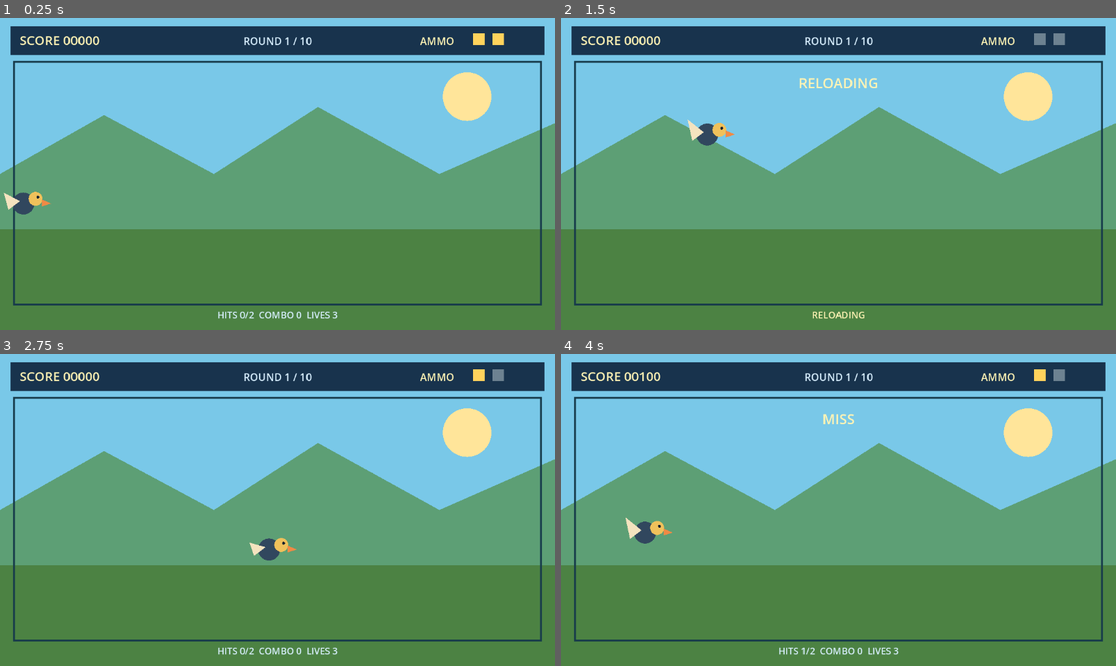
Above: before the commit, frames 1-4 (two rows, left to right).
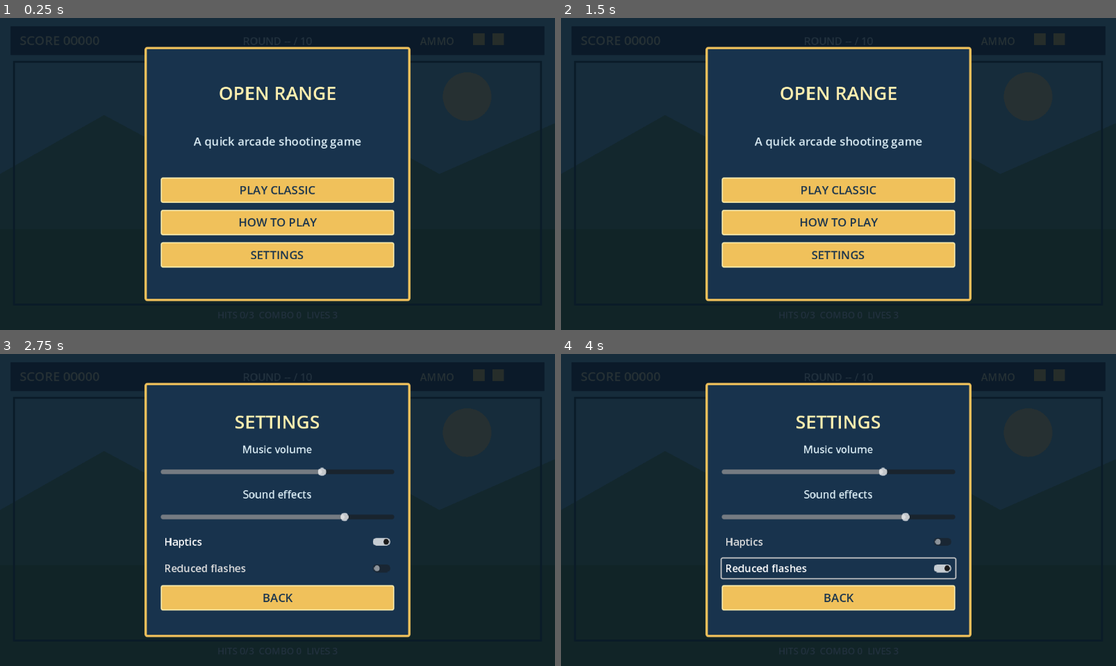
Above: after the commit, the same moments.

Repository: ranababu1/duckhunt
Game: Godot game, scene res://scenes/main/main.tscn
Same seed, same stepped clock (60 frames per second), same inputs: the game is played once before the commit and once after it.
Inputs (mouse positions are in pixels of both pictures, inside the frame that each line leads up to):
- Up to frame 1 (0.25 s): no input
- Up to frame 2 (1.5 s): click (838, 223) at 0.5 s, where only the run after the commit has a clickable "HOW TO PLAY"; click (838, 273) at 1.25 s, where only the run after the commit has a clickable "BACK"
- Up to frame 3 (2.75 s): click (277, 591) at 2 s, where only the run after the commit has a clickable "SETTINGS"
- Up to frame 4 (4 s): click (838, 541) at 2.75 s, where only the run after the commit has a clickable "Haptics"; click (838, 569) at 3.5 s, where only the run after the commit has a clickable "Reduced flashes"

The runs differ from the first frame. In frame 1, 99% of the frame differs, in the area x 0-100%, y 0-100%; in frame 2, 99%; in frame 3, 99%; in frame 4, 99%.

Commit message:
Add menu and persistence flows

Diff:
--- a/scripts/core/game_manager.gd
+++ b/scripts/core/game_manager.gd
@@ -5,14 +5,11 @@
 signal round_started(config: Resource)
 signal run_completed()
 
-enum State { MENU, PLAYING, ROUND_CLEAR, GAME_OVER, RUN_COMPLETE }
-
-const ROUND_TRANSITION_DURATION := 0.8
+enum State { MENU, PLAYING, PAUSED, ROUND_CLEAR, GAME_OVER, RUN_COMPLETE }
 
 var state := State.MENU
 var round_configs: Array = []
 var current_round_index := 0
-var transition_remaining := 0.0
 
 func configure(new_round_configs: Array) -> void:
 	round_configs = new_round_configs
@@ -29,7 +26,6 @@
 		run_completed.emit()
 		return
 	_transition_to(State.ROUND_CLEAR)
-	transition_remaining = ROUND_TRANSITION_DURATION
 
 func on_round_failed() -> void:
 	if state == State.PLAYING:
@@ -39,13 +35,23 @@
 	if state == State.PLAYING:
 		_transition_to(State.GAME_OVER)
 
-func _process(delta: float) -> void:
+func continue_round() -> void:
 	if state != State.ROUND_CLEAR:
 		return
-	transition_remaining -= delta
-	if transition_remaining <= 0.0:
-		current_round_index += 1
-		_start_current_round()
+	current_round_index += 1
+	_start_current_round()
+
+func pause_run() -> void:
+	if state == State.PLAYING:
+		_transition_to(State.PAUSED)
+
+func resume_run() -> void:
+	if state == State.PAUSED:
+		_transition_to(State.PLAYING)
+
+func return_to_title() -> void:
+	if state != State.MENU:
+		_transition_to(State.MENU)
 
 func current_config() -> Resource:
 	if round_configs.is_empty():
--- /dev/null
+++ b/scripts/core/save_service.gd
@@ -0,0 +1,42 @@
+class_name SaveService
+extends RefCounted
+
+const SAVE_PATH := "user://duckhunt_arcade.cfg"
+const SECTION_SETTINGS := "settings"
+const SECTION_PROGRESS := "progress"
+
+static func load_settings(path: String = SAVE_PATH) -> Dictionary:
+	var config := ConfigFile.new()
+	var error := config.load(path)
+	if error != OK:
+		return {"music_volume": 0.7, "sfx_volume": 0.8, "haptics": true, "reduced_flash": false}
+	return {
+		"music_volume": clampf(config.get_value(SECTION_SETTINGS, "music_volume", 0.7), 0.0, 1.0),
+		"sfx_volume": clampf(config.get_value(SECTION_SETTINGS, "sfx_volume", 0.8), 0.0, 1.0),
+		"haptics": bool(config.get_value(SECTION_SETTINGS, "haptics", true)),
+		"reduced_flash": bool(config.get_value(SECTION_SETTINGS, "reduced_flash", false))
+	}
+
+static func save_settings(settings: Dictionary, path: String = SAVE_PATH) -> Error:
+	var config := _load_config(path)
+	config.set_value(SECTION_SETTINGS, "music_volume", clampf(float(settings.get("music_volume", 0.7)), 0.0, 1.0))
+	config.set_value(SECTION_SETTINGS, "sfx_volume", clampf(float(settings.get("sfx_volume", 0.8)), 0.0, 1.0))
+	config.set_value(SECTION_SETTINGS, "haptics", bool(settings.get("haptics", true)))
+	config.set_value(SECTION_SETTINGS, "reduced_flash", bool(settings.get("reduced_flash", false)))
+	return config.save(path)
+
+static func load_best_score(path: String = SAVE_PATH) -> int:
+	var config := ConfigFile.new()
+	if config.load(path) != OK:
+		return 0
+	return maxi(0, int(config.get_value(SECTION_PROGRESS, "best_score", 0)))
+
+static func save_best_score(score: int, path: String = SAVE_PATH) -> Error:
+	var config := _load_config(path)
+	config.set_value(SECTION_PROGRESS, "best_score", maxi(score, load_best_score(path)))
+	return config.save(path)
+
+static func _load_config(path: String) -> ConfigFile:
+	var config := ConfigFile.new()
+	config.load(path)
+	return config
--- a/scripts/gameplay/prototype_game.gd
+++ b/scripts/gameplay/prototype_game.gd
@@ -1,7 +1,6 @@
 extends Node2D
 
-## M0 greybox: self-contained touch-to-shoot prototype.
-## Gameplay values are intentionally grouped here until the M1 controllers exist.
+## Greybox scene composition. Gameplay rules live in dedicated controllers.
 
 const PLAYFIELD := Rect2(24.0, 76.0, 912.0, 420.0)
 const DUCK_RADIUS := 26.0
@@ -12,7 +11,10 @@
 const GameManagerScript = preload("res://scripts/core/game_manager.gd")
 const RoundCatalogScript = preload("res://scripts/data/round_catalog.gd")
 const ScoreServiceScript = preload("res://scripts/gameplay/score_service.gd")
-
+const GameUIScript = preload("res://scripts/ui/game_ui.gd")
+const SaveServiceScript = preload("res://scripts/core/save_service.gd")
+
+var ui
 var duck
 var weapon
 var run
@@ -25,16 +27,24 @@
 var shot_marker_time := 0.0
 
 func _ready() -> void:
+	process_mode = Node.PROCESS_MODE_ALWAYS
 	weapon = WeaponControllerScript.new()
 	run = RunControllerScript.new()
 	round = RoundControllerScript.new()
 	game_manager = GameManagerScript.new()
 	duck = DuckScript.new()
+	ui = GameUIScript.new()
 	add_child(weapon)
 	add_child(run)
 	add_child(round)
 	add_child(game_manager)
 	add_child(duck)
+	add_child(ui)
+	weapon.process_mode = Node.PROCESS_MODE_PAUSABLE
+	duck.process_mode = Node.PROCESS_MODE_PAUSABLE
+	game_manager.process_mode = Node.PROCESS_MODE_ALWAYS
+	duck.state = DuckScript.State.OFFSCREEN
+	duck.set_process(false)
 	weapon.shot_fired.connect(_resolve_shot)
 	weapon.reload_started.connect(func() -> void: _show_feedback("RELOADING"))
 	weapon.reload_finished.connect(func() -> void: _show_feedback("RELOADED"))
@@ -46,9 +56,17 @@
 	run.life_depleted.connect(game_manager.on_lives_depleted)
 	game_manager.round_started.connect(_apply_round_config)
 	game_manager.state_changed.connect(_on_game_state_changed)
+	ui.play_requested.connect(_start_run)
+	ui.pause_requested.connect(_pause_run)
+	ui.resume_requested.connect(_resume_run)
+	ui.restart_requested.connect(_start_run)
+	ui.return_title_requested.connect(_return_to_title)
+	ui.continue_requested.connect(_continue_round)
+	ui.tutorial_requested.connect(ui.show_tutorial)
+	ui.setting_changed.connect(_on_setting_changed)
+	game_manager.run_completed.connect(_on_run_completed)
 	game_manager.configure(RoundCatalogScript.classic_mode())
-	run.reset_run()
-	game_manager.start_run()
+	ui.show_title()
 	queue_redraw()
 
 func _process(delta: float) -> void:
@@ -62,7 +80,14 @@
 	elif event is InputEventMouseButton and event.button_index == MOUSE_BUTTON_LEFT and event.pressed:
 		_try_fire(event.position)
 	elif event.is_action_pressed("pause"):
-		_show_feedback("PAUSE WILL ARRIVE IN M3")
+		if game_manager.state == game_manager.State.PLAYING:
+			_pause_run()
+		elif game_manager.state == game_manager.State.PAUSED:
+			_resume_run()
+		elif ui.screens.get("settings", null).visible:
+			ui.back_from_settings()
+		elif ui.screens.get("tutorial", null).visible:
+			ui.show_title()
 
 func _try_fire(shot_position: Vector2) -> void:
 	if not PLAYFIELD.has_point(shot_position):
@@ -86,11 +111,13 @@
 	var points: int = ScoreServiceScript.points_for_hit(run.combo)
 	run.record_hit(points)
 	round.register_hit()
+	_trigger_haptic(22)
 	_show_feedback("HIT +%d" % points)
 
 func _on_duck_escaped(_duck: Node2D) -> void:
 	run.record_escape()
 	round.register_escape()
+	_trigger_haptic(12)
 	_show_feedback("ESCAPED")
 
 func _on_duck_terminal_finished(_duck: Node2D) -> void:
@@ -113,15 +140,71 @@
 	_spawn_duck()
 
 func _on_game_state_changed(_previous_state: int, new_state: int) -> void:
-	if new_state == game_manager.State.ROUND_CLEAR:
-		_show_feedback("ROUND %d CLEAR" % active_round_config.round_number)
-	elif new_state == game_manager.State.GAME_OVER:
-		_show_feedback("GAME OVER")
-	elif new_state == game_manager.State.RUN_COMPLETE:
-		_show_feedback("CLASSIC MODE CLEAR")
+	match new_state:
+		game_manager.State.MENU:
+			get_tree().paused = false
+			duck.set_process(false)
+			weapon.set_process(false)
+			ui.show_title()
+		game_manager.State.PLAYING:
+			get_tree().paused = false
+			duck.set_process(true)
+			weapon.set_process(true)
+			ui.show_gameplay()
+		game_manager.State.PAUSED:
+			get_tree().paused = true
+			ui.show_pause()
+		game_manager.State.ROUND_CLEAR:
+			get_tree().paused = true
+			ui.show_round_clear(active_round_config.round_number, run.score)
+		game_manager.State.GAME_OVER:
+			get_tree().paused = true
+			_show_results("GAME OVER")
+		game_manager.State.RUN_COMPLETE:
+			get_tree().paused = true
+			_show_results("CLASSIC MODE COMPLETE")
+
+func _start_run() -> void:
+	get_tree().paused = false
+	run.reset_run()
+	game_manager.start_run()
+
+func _pause_run() -> void:
+	game_manager.pause_run()
+
+func _resume_run() -> void:
+	game_manager.resume_run()
+
+func _continue_round() -> void:
+	game_manager.continue_round()
+
+func _return_to_title() -> void:
+	get_tree().paused = false
+	game_manager.return_to_title()
+
+func _show_results(heading: String) -> void:
+	var best := maxi(run.score, SaveServiceScript.load_best_score())
+	SaveServiceScript.save_best_score(best)
+	var rounds_cleared: int = game_manager.current_round_index
+	if game_manager.state == game_manager.State.RUN_COMPLETE:
+		rounds_cleared = game_manager.round_configs.size()
+	ui.show_results(heading, run.score, best, rounds_cleared, run.shots_fired, run.hits, run.accuracy_percent())
+
+func _on_run_completed() -> void:
+	pass
+
+func _on_setting_changed(key: String, value: Variant) -> void:
+	if key == "reduced_flash" and bool(value):
+		shot_marker_time = 0.0
+
+func _trigger_haptic(duration_ms: int) -> void:
+	if bool(ui.current_settings().get("haptics", true)) and OS.has_feature("mobile"):
+		Input.vibrate_handheld(duration_ms)
 
 func _spawn_duck() -> void:
 	var speed: float = active_round_config.min_flight_speed
+	duck.state = DuckScript.State.ENTERING
+	duck.set_process(true)
 	duck.start_flight(Vector2(PLAYFIELD.position.x - DUCK_RADIUS, 272.0), PLAYFIELD, Vector2(speed, 0.0))
 
 func _show_feedback(message: String) -> void:
--- /dev/null
+++ b/scripts/ui/game_ui.gd
@@ -0,0 +1,267 @@
+extends CanvasLayer
+
+signal play_requested()
+signal pause_requested()
+signal resume_requested()
+signal restart_requested()
+signal return_title_requested()
+signal continue_requested()
+signal tutorial_requested()
+signal settings_requested()
+signal settings_closed()
+signal setting_changed(key: String, value: Variant)
+
+const SCREEN_SIZE := Vector2(960.0, 540.0)
+const SaveServiceScript = preload("res://scripts/core/save_service.gd")
+
+var root: Control
+var screens: Dictionary = {}
+var settings: Dictionary = {}
+var settings_return_screen := "title"
+var title_confirm_visible := false
+
+func _ready() -> void:
+	process_mode = Node.PROCESS_MODE_ALWAYS
+	settings = SaveServiceScript.load_settings()
+	root = Control.new()
+	root.name = "Overlay"
+	root.set_anchors_and_offsets_preset(Control.PRESET_FULL_RECT)
+	root.mouse_filter = Control.MOUSE_FILTER_IGNORE
+	add_child(root)
+	_create_title()
+	_create_tutorial()
+	_create_pause()
+	_create_round_clear()
+	_create_results()
+	_create_settings()
+	_create_gameplay_hud()
+	_show("title")
+
+func show_title() -> void:
+	title_confirm_visible = false
+	_show("title")
+
+func show_tutorial() -> void:
+	_show("tutorial")
+
+func show_pause() -> void:
+	title_confirm_visible = false
+	_show("pause")
+
+func show_settings() -> void:
+	settings_return_screen = _visible_screen()
+	_show("settings")
+
+func back_from_settings() -> void:
+	SaveServiceScript.save_settings(settings)
+	_show(settings_return_screen)
+
+func show_gameplay() -> void:
+	_show("gameplay")
+
+func show_round_clear(round_number: int, score: int) -> void:
+	_set_label("round_clear_summary", "ROUND %d COMPLETE   SCORE %06d" % [round_number, score])
+	_show("round_clear")
+
+func show_results(title: String, score: int, best_score: int, rounds: int, shots: int, hits: int, accuracy: float) -> void:
+	_set_label("results_heading", title)
+	_set_label("results_summary", "SCORE  %06d     BEST  %06d\nROUNDS  %d / 10\nSHOTS  %d     HITS  %d     ACCURACY  %0.1f%%" % [score, best_score, rounds, shots, hits, accuracy])
+	_show("results")
+
+func current_settings() -> Dictionary:
+	return settings.duplicate(true)
+
+func _create_title() -> void:
+	var panel := _make_screen("title", "OPEN RANGE", "A quick arcade shooting game")
+	_add_button(panel, "PLAY CLASSIC", func() -> void: play_requested.emit())
+	_add_button(panel, "HOW TO PLAY", func() -> void: tutorial_requested.emit())
+	_add_button(panel, "SETTINGS", func() -> void: _open_settings())
+
+func _create_tutorial() -> void:
+	var panel := _make_screen("tutorial", "HOW TO PLAY", "Tap anywhere in the field to shoot.\nA hit earns points. An escaped target costs a life.\nYour magazine holds two shots, then reloads automatically.\nClear the hit quota before you run out of lives.")
+	_add_button(panel, "PLAY", func() -> void: play_requested.emit())
+	_add_button(panel, "BACK", func() -> void: _show("title"))
+
+func _create_pause() -> void:
+	var panel := _make_screen("pause", "PAUSED", "Take a breather. The range is waiting.")
+	panel.get_child(0).size = Vector2(460.0, 500.0)
+	panel.get_child(0).position = Vector2(250.0, 20.0)
+	_add_button(panel, "RESUME", func() -> void: resume_requested.emit())
+	_add_button(panel, "RESTART RUN", func() -> void: restart_requested.emit())
+	_add_button(panel, "SETTINGS", func() -> void: _open_settings())
+	_add_button(panel, "RETURN TO TITLE", func() -> void: _set_title_confirmation(true))
+	_add_button(panel, "END RUN AND RETURN", func() -> void:
+		title_confirm_visible = false
+		return_title_requested.emit()
+	)
+	_add_button(panel, "KEEP PLAYING", func() -> void: _set_title_confirmation(false))
+	_set_title_confirmation(false)
+
+func _create_round_clear() -> void:
+	var panel := _make_screen("round_clear", "NICE SHOOTING!", "", "round_clear_summary")
+	_add_button(panel, "NEXT ROUND", func() -> void: continue_requested.emit())
+
+func _create_results() -> void:
+	var panel := _make_screen("results", "RUN COMPLETE", "", "results_summary")
+	_add_button(panel, "PLAY AGAIN", func() -> void: play_requested.emit())
+	_add_button(panel, "TITLE", func() -> void: return_title_requested.emit())
+
+func _create_settings() -> void:
+	var panel := _make_screen("settings", "SETTINGS", "")
+	_add_slider(panel, "Music volume", "music_volume")
+	_add_slider(panel, "Sound effects", "sfx_volume")
+	_add_toggle(panel, "Haptics", "haptics")
+	_add_toggle(panel, "Reduced flashes", "reduced_flash")
+	_add_button(panel, "BACK", func() -> void:
+		SaveServiceScript.save_settings(settings)
+		settings_closed.emit()
+		_show(settings_return_screen)
+	)
+
+func _create_gameplay_hud() -> void:
+	var overlay := Control.new()
+	overlay.name = "gameplay"
+	overlay.set_anchors_and_offsets_preset(Control.PRESET_FULL_RECT)
+	overlay.mouse_filter = Control.MOUSE_FILTER_IGNORE
+	root.add_child(overlay)
+	screens["gameplay"] = overlay
+	var pause_button := Button.new()
+	pause_button.text = "Ⅱ"
+	pause_button.position = Vector2(886, 75)
+	pause_button.size = Vector2(54, 48)
+	pause_button.mouse_filter = Control.MOUSE_FILTER_STOP
+	pause_button.add_theme_font_size_override("font_size", 26)
+	pause_button.pressed.connect(func() -> void: pause_requested.emit())
+	overlay.add_child(pause_button)
+
+func _make_screen(screen_id: String, heading: String, subtitle: String, detail_name := "") -> Control:
+	var dim := ColorRect.new()
+	dim.name = screen_id
+	dim.set_anchors_and_offsets_preset(Control.PRESET_FULL_RECT)
+	dim.color = Color(0.035, 0.09, 0.14, 0.88)
+	dim.mouse_filter = Control.MOUSE_FILTER_STOP
+	root.add_child(dim)
+	screens[screen_id] = dim
+	var card := PanelContainer.new()
+	card.position = Vector2(250.0, 50.0)
+	card.size = Vector2(460.0, 440.0)
+	card.add_theme_stylebox_override("panel", _panel_style())
+	dim.add_child(card)
+	var content := VBoxContainer.new()
+	content.add_theme_constant_override("separation", 12)
+	content.alignment = BoxContainer.ALIGNMENT_CENTER
+	card.add_child(content)
+	var title := _label(heading, 32, Color("fff0b0"))
+	if screen_id == "results":
+		title.name = "results_heading"
+	content.add_child(title)
+	if not subtitle.is_empty():
+		var subtitle_label := _label(subtitle, 20, Color("dbedf5"))
+		subtitle_label.custom_minimum_size = Vector2(400, 100)
+		subtitle_label.autowrap_mode = TextServer.AUTOWRAP_WORD_SMART
+		content.add_child(subtitle_label)
+	if not detail_name.is_empty():
+		var detail := _label("", 18, Color("fff0b0"))
+		detail.name = detail_name
+		detail.custom_minimum_size = Vector2(400, 100)
+		content.add_child(detail)
+	return dim
+
+func _add_button(panel: Control, text: String, callback: Callable) -> void:
+	var content := panel.get_child(0).get_child(0) as VBoxContainer
+	var button := Button.new()
+	button.text = text
+	button.custom_minimum_size = Vector2(340.0, 44.0)
+	button.add_theme_font_size_override("font_size", 20)
+	button.add_theme_color_override("font_color", Color("18334d"))
+	button.add_theme_stylebox_override("normal", _button_style(Color("f0c15b")))
+	button.add_theme_stylebox_override("hover", _button_style(Color("ffe49a")))
+	button.add_theme_stylebox_override("pressed", _button_style(Color("d99545")))
+	button.pressed.connect(callback)
+	content.add_child(button)
+
+func _add_slider(panel: Control, title: String, key: String) -> void:
+	var content := panel.get_child(0).get_child(0) as VBoxContainer
+	content.add_child(_label(title, 18, Color("dbedf5")))
+	var slider := HSlider.new()
+	slider.custom_minimum_size = Vector2(330, 28)
+	slider.min_value = 0.0
+	slider.max_value = 1.0
+	slider.step = 0.05
+	slider.value = float(settings[key])
+	slider.value_changed.connect(func(value: float) -> void:
+		settings[key] = value
+		SaveServiceScript.save_settings(settings)
+		setting_changed.emit(key, value)
+	)
+	content.add_child(slider)
+
+func _add_toggle(panel: Control, title: String, key: String) -> void:
+	var content := panel.get_child(0).get_child(0) as VBoxContainer
+	var toggle := CheckButton.new()
+	toggle.text = title
+	toggle.button_pressed = bool(settings[key])
+	toggle.add_theme_font_size_override("font_size", 18)
+	toggle.toggled.connect(func(enabled: bool) -> void:
+		settings[key] = enabled
+		SaveServiceScript.save_settings(settings)
+		setting_changed.emit(key, enabled)
+	)
+	content.add_child(toggle)
+
+func _set_title_confirmation(visible: bool) -> void:
+	title_confirm_visible = visible
+	for button in (screens["pause"].get_child(0).get_child(0) as VBoxContainer).get_children():
+		if button is Button and button.text in ["RETURN TO TITLE", "END RUN AND RETURN", "KEEP PLAYING"]:
+			button.visible = (button.text == "END RUN AND RETURN" or button.text == "KEEP PLAYING") if visible else button.text == "RETURN TO TITLE"
+
+func _open_settings() -> void:
+	settings_return_screen = _visible_screen()
+	settings_requested.emit()
+	_show("settings")
+
+func _visible_screen() -> String:
+	for key in screens:
+		if screens[key].visible:
+			return key
+	return "title"
+
+func _set_label(label_name: String, text: String) -> void:
+	for screen in screens.values():
+		var label := screen.find_child(label_name, true, false) as Label
+		if label != null:
+			label.text = text
+			return
+
+func _show(screen_id: String) -> void:
+	for key in screens:
+		screens[key].visible = key == screen_id
+
+func _label(text: String, size: int, color: Color) -> Label:
+	var label := Label.new()
+	label.text = text
+	label.horizontal_alignment = HORIZONTAL_ALIGNMENT_CENTER
+	label.vertical_alignment = VERTICAL_ALIGNMENT_CENTER
+	label.add_theme_font_size_override("font_size", size)
+	label.add_theme_color_override("font_color", color)
+	return label
+
+func _panel_style() -> StyleBoxFlat:
+	var style := StyleBoxFlat.new()
+	style.bg_color = Color("18334d")
+	style.border_color = Color("f0c15b")
+	style.set_border_width_all(4)
+	style.set_corner_radius_all(4)
+	style.content_margin_left = 28
+	style.content_margin_right = 28
+	style.content_margin_top = 22
+	style.content_margin_bottom = 22
+	return style
+
+func _button_style(color: Color) -> StyleBoxFlat:
+	var style := StyleBoxFlat.new()
+	style.bg_color = color
+	style.set_border_width_all(2)
+	style.border_color = Color("fff0b0")
+	style.set_corner_radius_all(3)
+	return style
--- a/tests/gameplay_logic_test.gd
+++ b/tests/gameplay_logic_test.gd
@@ -7,6 +7,7 @@
 const RoundCatalogScript = preload("res://scripts/data/round_catalog.gd")
 const GameManagerScript = preload("res://scripts/core/game_manager.gd")
 const ScoreServiceScript = preload("res://scripts/gameplay/score_service.gd")
+const SaveServiceScript = preload("res://scripts/core/save_service.gd")
 
 var failures: Array[String] = []
 
@@ -17,6 +18,8 @@
 	_test_duck_terminal_states()
 	_test_classic_round_progression()
 	_test_scoring_and_lives()
+	_test_pause_navigation()
+	_test_save_persistence()
 	if failures.is_empty():
 		print("PASS: gameplay logic tests")
 		quit(0)
@@ -87,7 +90,8 @@
 	manager.start_run()
 	_assert(manager.state == manager.State.PLAYING, "starting a configured run should enter playing state")
 	manager.on_round_cleared()
-	manager._process(manager.ROUND_TRANSITION_DURATION)
+	_assert(manager.state == manager.State.ROUND_CLEAR, "round clear should wait for player continuation")
+	manager.continue_round()
 	_assert(manager.current_round_index == 1, "cleared round should advance to the next round")
 	manager.free()
 
@@ -104,6 +108,30 @@
 	_assert(run.combo == 0 and run.lives == 2, "escape should reset combo and consume one life")
 	run.free()
 
+func _test_pause_navigation() -> void:
+	var manager = GameManagerScript.new()
+	manager.configure(RoundCatalogScript.classic_mode())
+	manager.start_run()
+	manager.pause_run()
+	_assert(manager.state == manager.State.PAUSED, "pause request should enter paused state")
+	manager.resume_run()
+	_assert(manager.state == manager.State.PLAYING, "resume should restore playing state")
+	manager.return_to_title()
+	_assert(manager.state == manager.State.MENU, "return-to-title request should enter menu state")
+	manager.free()
+
+func _test_save_persistence() -> void:
+	const TEST_SAVE_PATH := "user://duckhunt_test_settings.cfg"
+	var expected_settings := {"music_volume": 0.35, "sfx_volume": 0.6, "haptics": false, "reduced_flash": true}
+	_assert(SaveServiceScript.save_settings(expected_settings, TEST_SAVE_PATH) == OK, "settings should save successfully")
+	_assert(SaveServiceScript.load_settings(TEST_SAVE_PATH) == expected_settings, "settings should survive a save/load cycle")
+	_assert(SaveServiceScript.save_best_score(1200, TEST_SAVE_PATH) == OK, "best score should save successfully")
+	_assert(SaveServiceScript.save_best_score(900, TEST_SAVE_PATH) == OK, "lower score should not replace the best")
+	_assert(SaveServiceScript.load_best_score(TEST_SAVE_PATH) == 1200, "best score should remain persistent and monotonic")
+	var absolute_path := ProjectSettings.globalize_path(TEST_SAVE_PATH)
+	if FileAccess.file_exists(TEST_SAVE_PATH):
+		DirAccess.remove_absolute(absolute_path)
+
 func _assert(condition: bool, description: String) -> void:
 	if not condition:
 		failures.append(description)
Not shown, changed: doc/changelog.md
Not shown, changed: doc/currentstate.md
